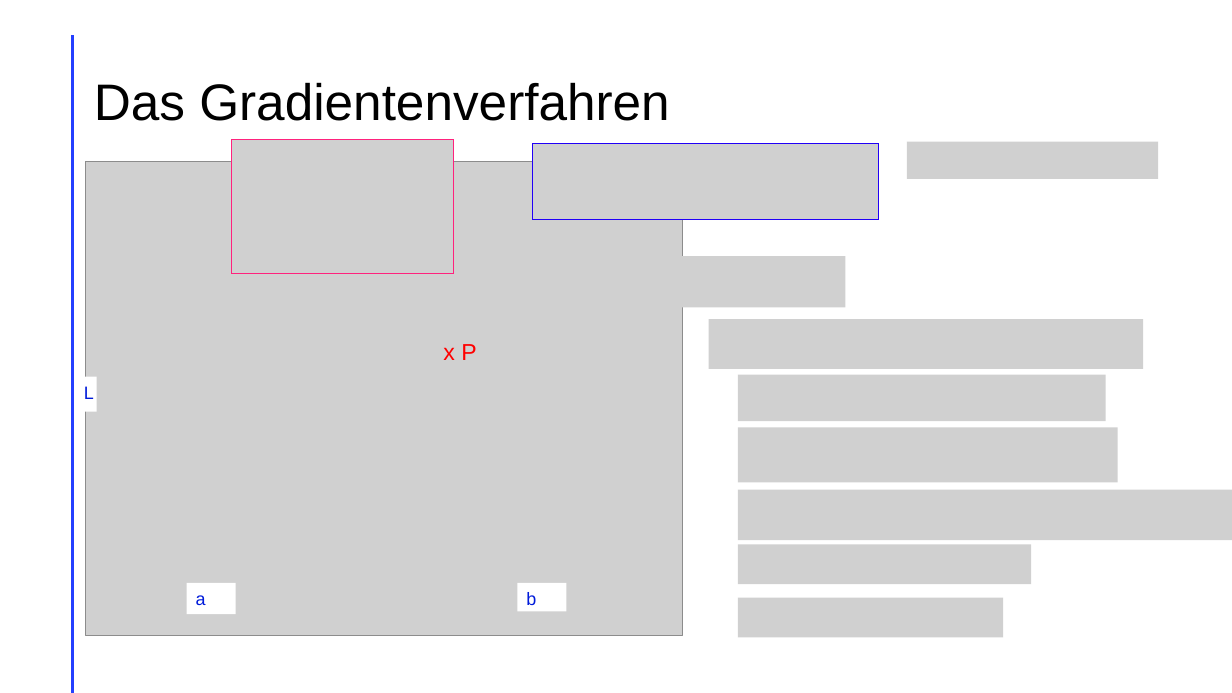
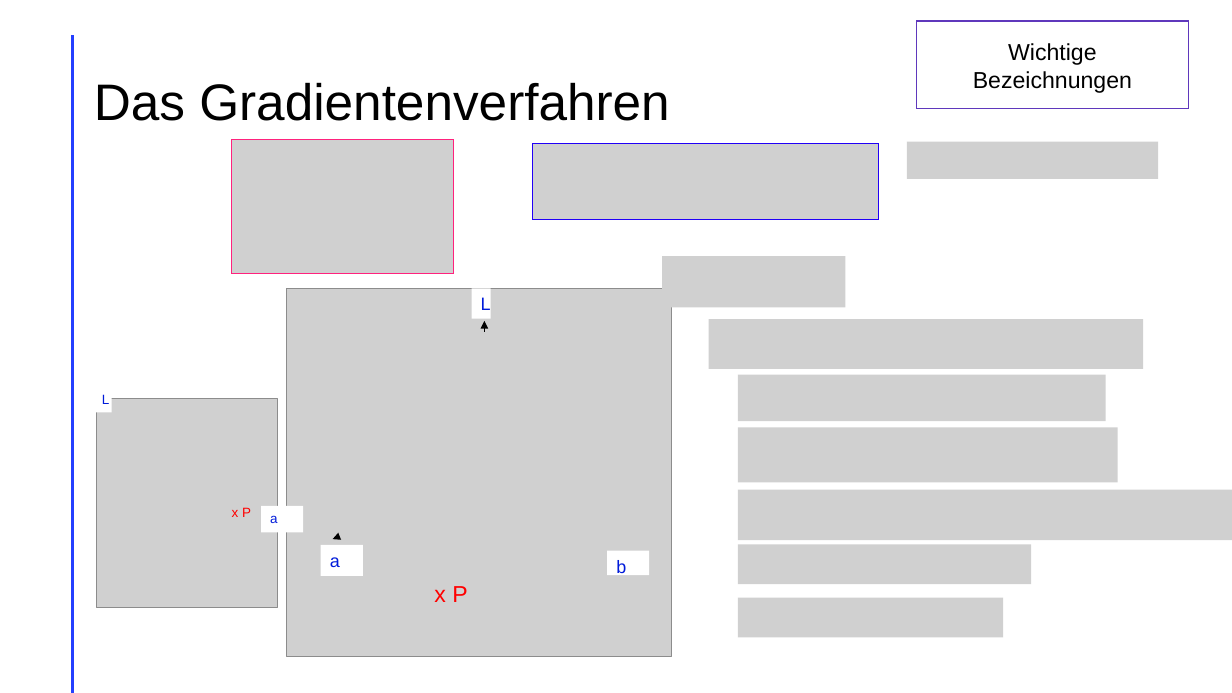
Before and after one commit to LeChummpy/PK, a slide deck: slide 8 of Präsi/präsi (3).pptx. Drawn at 1232x693 pixels with LibreOffice and Linux fonts; fonts in the diff are those of the drawing; grey boxes stand for pictures. Boxes give left, top, right and bottom in pixels: in the first picture for what was removed or moved away, otherwise in the second. Text is boxed around its words. In the diff, an @@ line names an element or a change of style, - is before the commit and + after.

```diff
--- a/Präsi/präsi (3).pptx
+++ b/Präsi/präsi (3).pptx
@@ rectangle added at box(917, 21, 1189, 109), outline #5F39BD 1 pt, 18 pt, text #000000 @@
+Wichtige Bezeichnungen
@@ picture removed at box(86, 162, 683, 636) @@
@@ picture added at box(287, 288, 671, 656) @@
@@ rectangle "L": place and size @@
-rectangle "L" at box(75, 377, 97, 412)
+rectangle "L" at box(471, 288, 490, 319)
@@ arrow added from (484, 332) to (484, 321), #000000 0.5 pt @@
@@ group added at box(92, 387, 304, 608): 2 rectangles, 1 picture, 1 text @@
+x P
+a
+L
@@ arrow added from (338, 537) to (333, 539), #000000 0.5 pt @@
@@ rectangle "a": place and size @@
-rectangle "a" at box(187, 583, 236, 615)
+rectangle "a" at box(321, 545, 363, 577)
@@ rectangle "b": place and size @@
-rectangle "b" at box(518, 583, 567, 612)
+rectangle "b" at box(607, 551, 650, 576)
@@ text "x P": place and size @@
-text "x P" at box(443, 344, 476, 360)
+text "x P" at box(434, 586, 467, 602)
```
Also in this commit, not shown: 3 other slides changed, 5 other files.
